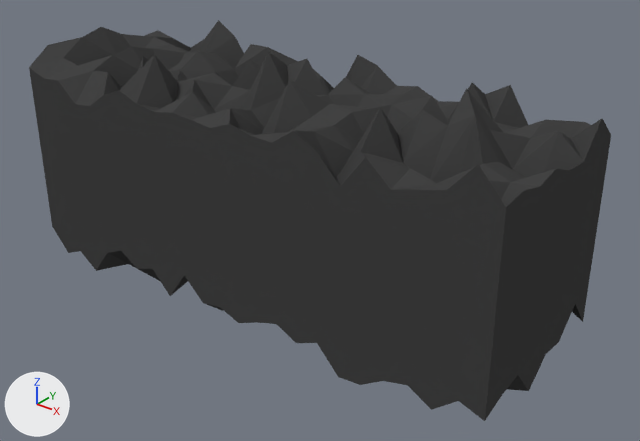
One commit to the Blender file Tetris Climber/Assets/Models/Danger/The Danger.blend: the scene before it, then after it.
One viewpoint serves both versions: a 50 mm camera at (56.9, -65.9, 38.2) aimed at (3.5, 0.7, -3.1). The axes (+X, +Y, +Z) are drawn at lower left. The lights are the same throughout. Shape keys are drawn at the values saved in each file.
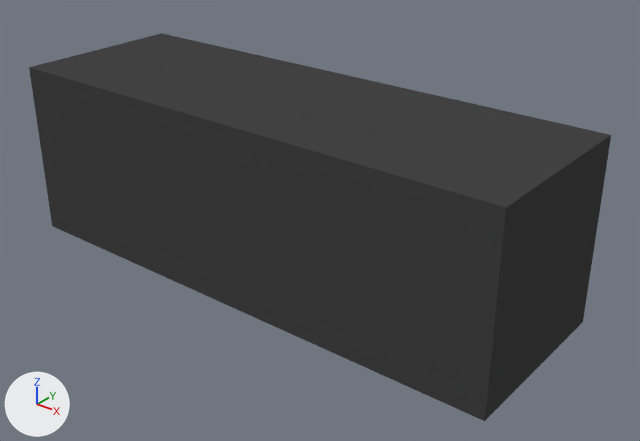
Changed parts and their boxes [x1, y1, x2, y2] in the pictures (640 x 441 px):
```json
{"object": "Cube.002", "change": "reshaped", "before": [29, 20, 611, 421], "after": [29, 33, 611, 421]}
```

The change, as JSON lines over the scene's bpy script:
```json
{"block": "key_0_displace", "where": "key_0_displace = bpy.data.objects['Cube.002'].data.shape_keys.key_blocks['Displace']"}
{"op": "set", "path": "key_0_displace.value", "old": "1.0", "new": "0.0"}
```
